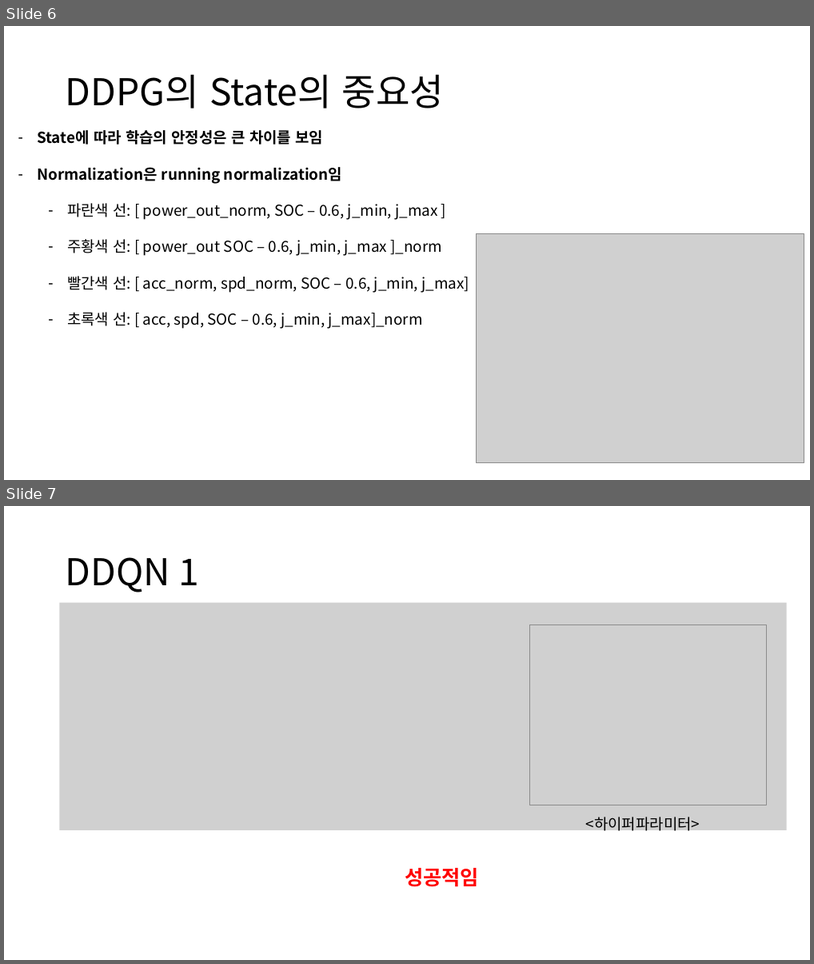
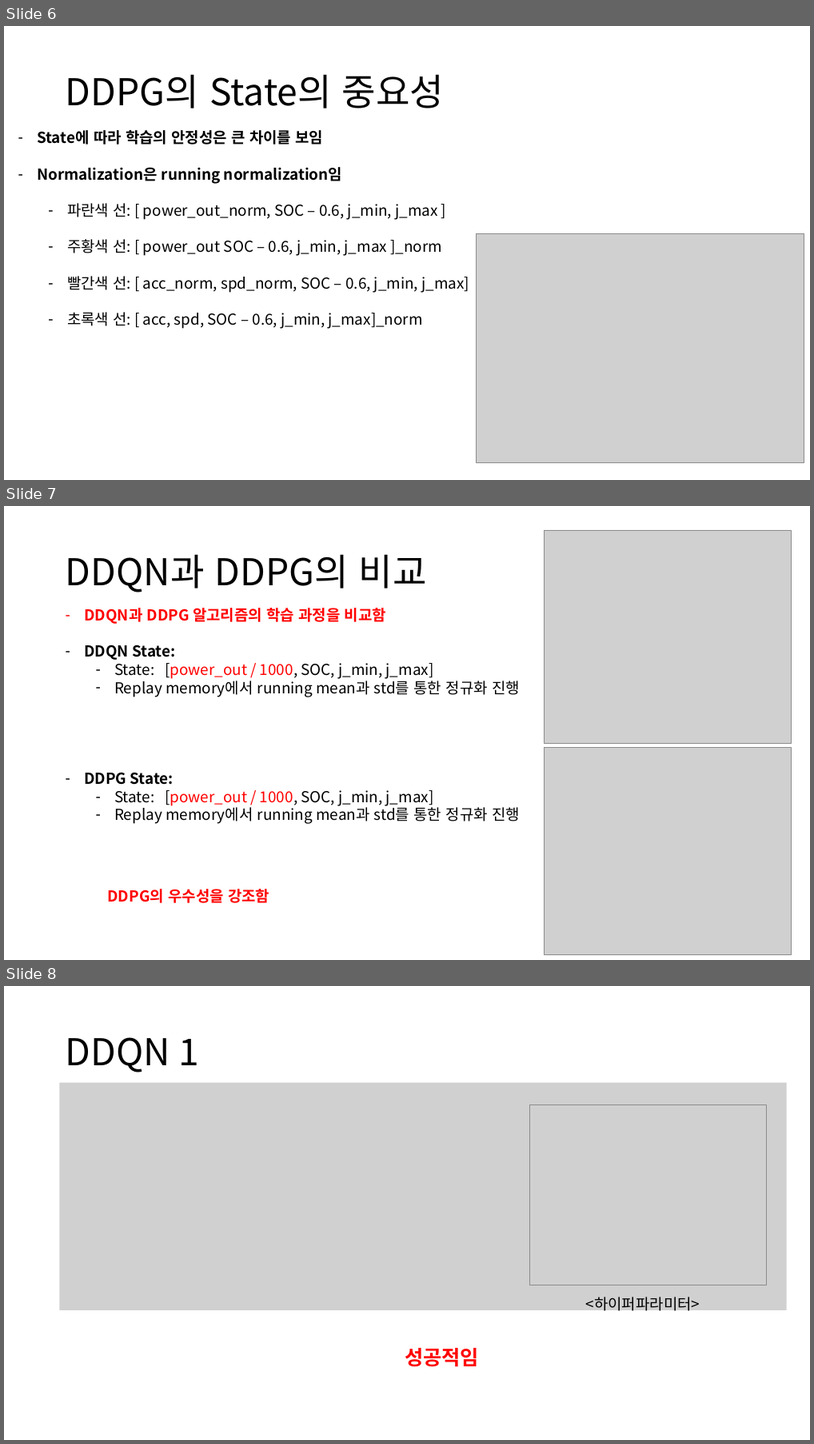
Before and after one commit to zidane89/experiment, a slide deck: 실험정리.pptx. Shown one above the other, each under a label of ours: slides 6 and 7 before the commit, slides 6, 7 and 8 after it. The pictures are 814x964 and 814x1444 pixels, drawn with LibreOffice and Linux fonts; fonts in the diff are those of the drawing; grey boxes stand for pictures. Boxes give left, top, right and bottom in pixels: in the first picture for what was removed or moved away, otherwise in the second. Text is boxed around its words. In the diff, an @@ line names an element or a change of style, - is before the commit and + after.

```diff
--- a/실험정리.pptx
+++ b/실험정리.pptx
@@ slide 7 added at [4, 506, 810, 960], background #FFFFFF @@
@@ picture added at [545, 530, 792, 743] @@
@@ title added at [66, 554, 427, 592], 44 pt, text #000000 @@
+DDQN과 DDPG의 비교
@@ text added at [84, 608, 520, 824], 18 pt, text #000000 @@
+– DDQN과 DDPG 알고리즘의 학습 과정을 비교함
+– DDQN State:
+  – State: [power_out / 1000, SOC, j_min, j_max]
+  – Replay memory에서 running mean과 std를 통한 정규화 진행
+– DDPG State:
+  – State: [power_out / 1000, SOC, j_min, j_max]
+  – Replay memory에서 running mean과 std를 통한 정규화 진행
@@ picture added at [544, 748, 792, 955] @@
@@ text added at [108, 888, 270, 903], 18 pt, text #FF0000, bold @@
+DDPG의 우수성을 강조함
@@ what was slide 7 is now slide 8 @@
```
Also in this commit, not shown: 6 other files.
